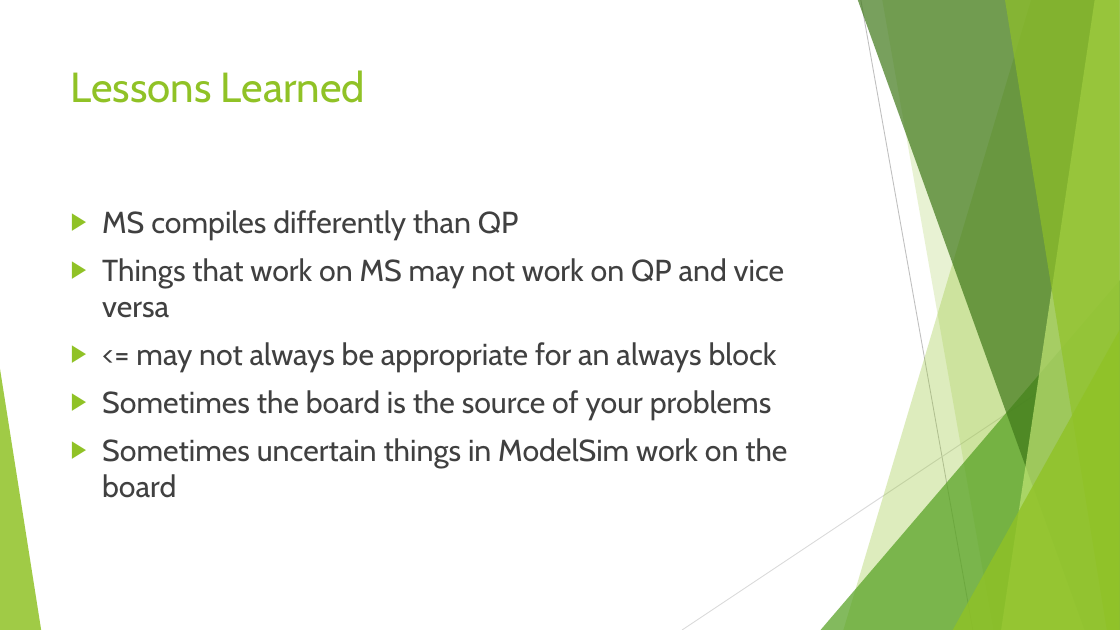
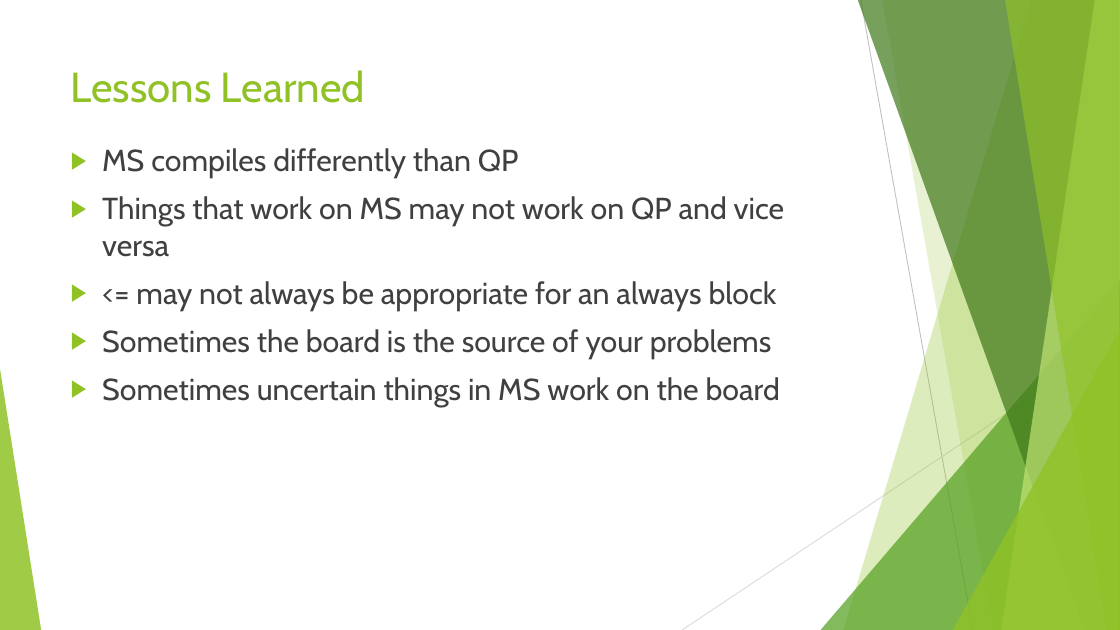
Before and after one commit to TominF6453/csc258_project, a slide deck: slide 12 of CSC258 Project Presentation.pptx (slide 9 before the commit). Drawn at 1120x630 pixels with LibreOffice and Linux fonts; fonts in the diff are those of the drawing. Boxes give left, top, right and bottom in pixels: in the first picture for what was removed or moved away, otherwise in the second. Text is boxed around its words. In the diff, an @@ line names an element or a change of style, - is before the commit and + after.

```diff
--- a/CSC258 Project Presentation.pptx
+++ b/CSC258 Project Presentation.pptx
@@ text "MS compiles differently than QP": place and size @@
-text "MS compiles differently than QP" at <box>102,210,787,498</box>
+text "MS compiles differently than QP" at <box>102,148,784,407</box>
@@ text at <box>102,377,780,407</box>: text changed @@
-▶ Sometimes uncertain things in ModelSim work on the board
+▶ Sometimes uncertain things in MS work on the board
```
Also in this commit, not shown: 1 other slide changed, 3 slides added, 1 other file.
